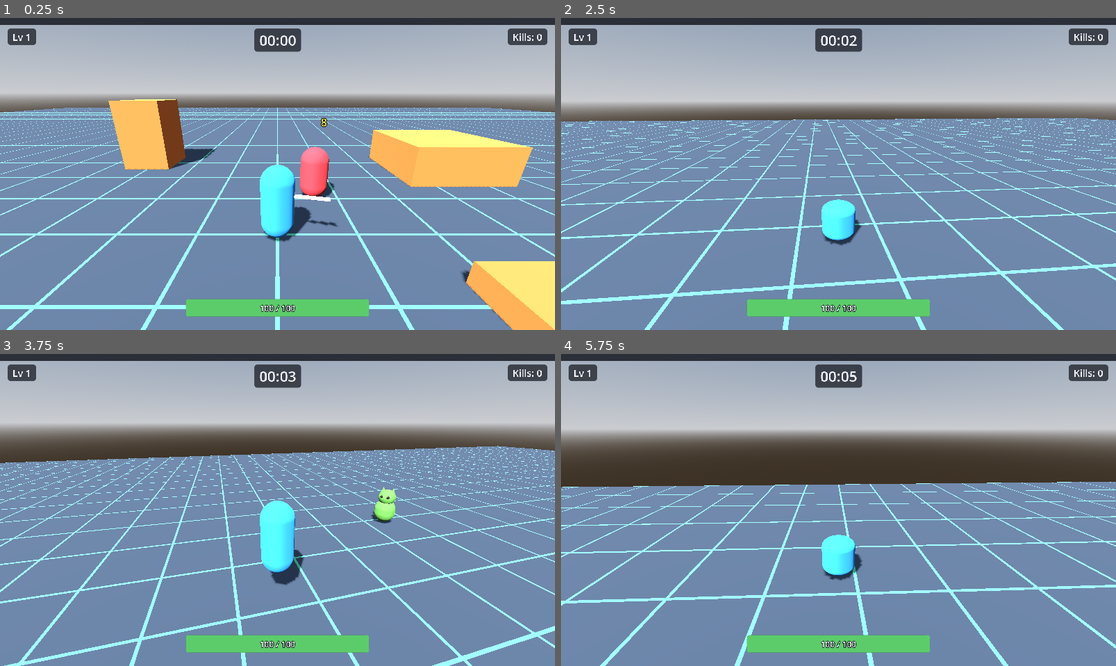
Above: before the commit, frames 1-4 (two rows, left to right).
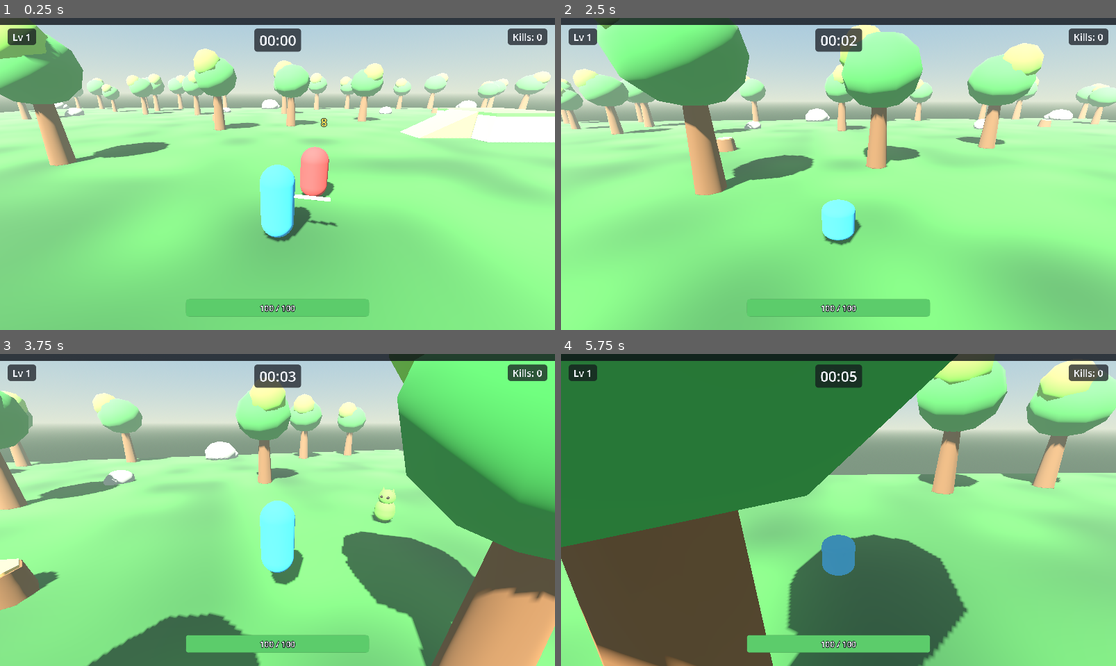
Above: after the commit, the same moments.

Repository: MotelPaso/chipeteao-main
Game: Godot game, scene res://scenes/world/Main.tscn
Same seed, same stepped clock (60 frames per second), same inputs: the game is played once before the commit and once after it.
Inputs (mouse positions are in pixels of both pictures, inside the frame that each line leads up to):
- Up to frame 1 (0.25 s): no input
- Up to frame 2 (2.5 s): move the mouse to (866, 174) at 0.52 s; hold Shift (sprint) 0.53-1.28 s; hold W (move_forward) from 0.53 s (still down); tap Space (jump) at 0.77, 1.52 s; move the mouse to (810, 174) at 1.27 s; tap Shift (sprint) at 1.35 s; move the mouse to (849, 167) at 2.02 s; hold Shift (sprint) from 2.03 s (still down)
- Up to frame 3 (3.75 s): keep holding W (move_forward); move the mouse to (271, 516) at 2.77 s; release Shift (sprint) at 2.78 s; tap Shift (sprint) at 2.85 s; tap Space (jump) at 3.02 s; move the mouse to (316, 513) at 3.52 s; hold Shift (sprint) from 3.53 s (still down)
- Up to frame 4 (5.75 s): keep holding W (move_forward); tap Space (jump) at 3.77, 4.52 s; move the mouse to (794, 506) at 4.27 s; release Shift (sprint) at 4.28 s; tap Shift (sprint) at 4.35 s; move the mouse to (844, 510) at 5.02 s; hold Shift (sprint) from 5.03 s (still down)

The runs differ from the first frame. In frame 1, 95% of the frame differs, in the area x 0-100%, y 2-100%; in frame 2, 95%; in frame 3, 95%; in frame 4, 97%, in the area x 0-100%, y 0-100%.

Commit message:
Rework arena into Hollow Woods biome: low-poly forest props, verticality spots, mood lighting
Co-Authored-By: Claude Fable 5 <noreply@anthropic.com>

Diff:
--- /dev/null
+++ b/assets/materials/bark.tres
@@ -0,0 +1,5 @@
+[gd_resource type="StandardMaterial3D" format=3 uid="uid://cbark4hw6px3a"]
+
+[resource]
+albedo_color = Color(0.44, 0.3, 0.2, 1)
+roughness = 1.0
--- /dev/null
+++ b/assets/materials/grass_top.tres
@@ -0,0 +1,5 @@
+[gd_resource type="StandardMaterial3D" format=3 uid="uid://bgras5hw4hc1d"]
+
+[resource]
+albedo_color = Color(0.3, 0.56, 0.3, 1)
+roughness = 1.0
--- /dev/null
+++ b/assets/materials/leaf_bright.tres
@@ -0,0 +1,5 @@
+[gd_resource type="StandardMaterial3D" format=3 uid="uid://bleaf9hw3wm2c"]
+
+[resource]
+albedo_color = Color(0.47, 0.72, 0.3, 1)
+roughness = 1.0
--- /dev/null
+++ b/assets/materials/leaf_dark.tres
@@ -0,0 +1,5 @@
+[gd_resource type="StandardMaterial3D" format=3 uid="uid://dleaf1hw8ks7b"]
+
+[resource]
+albedo_color = Color(0.24, 0.55, 0.3, 1)
+roughness = 1.0
--- /dev/null
+++ b/assets/materials/rock.tres
@@ -0,0 +1,5 @@
+[gd_resource type="StandardMaterial3D" format=3 uid="uid://crockm6hw5fy4"]
+
+[resource]
+albedo_color = Color(0.56, 0.57, 0.6, 1)
+roughness = 0.95
--- /dev/null
+++ b/assets/materials/wood_cut.tres
@@ -0,0 +1,5 @@
+[gd_resource type="StandardMaterial3D" format=3 uid="uid://dwood2hw7zb9e"]
+
+[resource]
+albedo_color = Color(0.8, 0.64, 0.42, 1)
+roughness = 0.9
--- a/scenes/world/Main.tscn
+++ b/scenes/world/Main.tscn
@@ -8,64 +8,51 @@
 [ext_resource type="PackedScene" path="res://scenes/ui/HUD.tscn" id="6_hud"]
 [ext_resource type="Script" path="res://scripts/systems/run_manager.gd" id="7_runmgr"]
 [ext_resource type="PackedScene" path="res://scenes/ui/RunEndScreen.tscn" id="8_runend"]
+[ext_resource type="Script" path="res://scripts/world/scatter.gd" id="9_scatter"]
+[ext_resource type="PackedScene" uid="uid://ctree3hw7ka2f" path="res://scenes/world/props/Tree.tscn" id="10_tree"]
+[ext_resource type="PackedScene" uid="uid://brock5hw2mv8d" path="res://scenes/world/props/Rock.tscn" id="11_rock"]
+[ext_resource type="PackedScene" uid="uid://bstum8hw1tj5e" path="res://scenes/world/props/Stump.tscn" id="12_stump"]
+[ext_resource type="PackedScene" uid="uid://dramp7hw4qe1c" path="res://scenes/world/props/Ramp.tscn" id="13_ramp"]
+[ext_resource type="PackedScene" uid="uid://cplat2hw9rn6b" path="res://scenes/world/props/Platform.tscn" id="14_platform"]
 
-[sub_resource type="Shader" id="Shader_grid"]
+[sub_resource type="Shader" id="Shader_grass"]
 code = "shader_type spatial;
 
-// Placeholder floor: world-space 2m grid so movement speed is readable.
+// Hollow Woods floor: two-tone value noise over world XZ — reads as patchy
+// grass and keeps movement speed readable without the old debug grid.
+float cell_hash(vec2 p) {
+	return fract(sin(dot(p, vec2(127.1, 311.7))) * 43758.5453);
+}
+
 void fragment() {
 	vec3 world_pos = (INV_VIEW_MATRIX * vec4(VERTEX, 1.0)).xyz;
-	vec2 cell = abs(fract(world_pos.xz * 0.5) - vec2(0.5));
-	float line = step(0.48, max(cell.x, cell.y));
-	ALBEDO = mix(vec3(0.23, 0.27, 0.32), vec3(0.35, 0.75, 0.55), line);
+	vec2 grid = world_pos.xz * 0.35;
+	vec2 cell = floor(grid);
+	vec2 f = fract(grid);
+	vec2 u = f * f * (3.0 - 2.0 * f);
+	float n = mix(
+			mix(cell_hash(cell), cell_hash(cell + vec2(1.0, 0.0)), u.x),
+			mix(cell_hash(cell + vec2(0.0, 1.0)), cell_hash(cell + vec2(1.0, 1.0)), u.x),
+			u.y);
+	ALBEDO = mix(vec3(0.15, 0.34, 0.19), vec3(0.25, 0.5, 0.26), n);
 	ROUGHNESS = 1.0;
 }"
 
-[sub_resource type="ShaderMaterial" id="ShaderMaterial_grid"]
-shader = SubResource("Shader_grid")
+[sub_resource type="ShaderMaterial" id="ShaderMaterial_grass"]
+shader = SubResource("Shader_grass")
 
 [sub_resource type="BoxMesh" id="BoxMesh_floor"]
-material = SubResource("ShaderMaterial_grid")
+material = SubResource("ShaderMaterial_grass")
 size = Vector3(100, 1, 100)
 
 [sub_resource type="BoxShape3D" id="BoxShape3D_floor"]
 size = Vector3(100, 1, 100)
 
-[sub_resource type="StandardMaterial3D" id="StandardMaterial3D_obstacle"]
-albedo_color = Color(0.85, 0.47, 0.22, 1)
-roughness = 0.9
-
-[sub_resource type="BoxMesh" id="BoxMesh_step"]
-material = SubResource("StandardMaterial3D_obstacle")
-size = Vector3(3, 0.5, 3)
-
-[sub_resource type="BoxShape3D" id="BoxShape3D_step"]
-size = Vector3(3, 0.5, 3)
-
-[sub_resource type="BoxMesh" id="BoxMesh_crate"]
-material = SubResource("StandardMaterial3D_obstacle")
-size = Vector3(2, 1, 2)
-
-[sub_resource type="BoxShape3D" id="BoxShape3D_crate"]
-size = Vector3(2, 1, 2)
-
-[sub_resource type="BoxMesh" id="BoxMesh_platform"]
-material = SubResource("StandardMaterial3D_obstacle")
-size = Vector3(4, 1.5, 4)
-
-[sub_resource type="BoxShape3D" id="BoxShape3D_platform"]
-size = Vector3(4, 1.5, 4)
-
-[sub_resource type="BoxMesh" id="BoxMesh_pillar"]
-material = SubResource("StandardMaterial3D_obstacle")
-size = Vector3(2, 3, 2)
-
-[sub_resource type="BoxShape3D" id="BoxShape3D_pillar"]
-size = Vector3(2, 3, 2)
-
 [sub_resource type="ProceduralSkyMaterial" id="ProceduralSkyMaterial_1"]
-sky_horizon_color = Color(0.66, 0.67, 0.69, 1)
-ground_horizon_color = Color(0.66, 0.67, 0.69, 1)
+sky_top_color = Color(0.35, 0.55, 0.78, 1)
+sky_horizon_color = Color(0.79, 0.83, 0.72, 1)
+ground_bottom_color = Color(0.2, 0.3, 0.22, 1)
+ground_horizon_color = Color(0.79, 0.83, 0.72, 1)
 
 [sub_resource type="Sky" id="Sky_1"]
 sky_material = SubResource("ProceduralSkyMaterial_1")
@@ -73,7 +60,14 @@
 [sub_resource type="Environment" id="Environment_1"]
 background_mode = 2
 sky = SubResource("Sky_1")
+ambient_light_source = 2
+ambient_light_color = Color(0.6, 0.7, 0.64, 1)
+ambient_light_energy = 0.9
 tonemap_mode = 2
+fog_enabled = true
+fog_light_color = Color(0.73, 0.81, 0.74, 1)
+fog_density = 0.007
+fog_sky_affect = 0.2
 
 [node name="Main" type="Node3D"]
 
@@ -82,6 +76,8 @@
 
 [node name="Sun" type="DirectionalLight3D" parent="."]
 transform = Transform3D(0.866025, 0.383022, -0.321394, 0, 0.642788, 0.766044, 0.5, -0.663414, 0.55667, 0, 12, 0)
+light_color = Color(1, 0.94, 0.83, 1)
+light_energy = 1.25
 shadow_enabled = true
 
 [node name="Floor" type="StaticBody3D" parent="."]
@@ -94,51 +90,47 @@
 transform = Transform3D(1, 0, 0, 0, 1, 0, 0, 0, 1, 0, -0.5, 0)
 shape = SubResource("BoxShape3D_floor")
 
-[node name="Obstacles" type="Node3D" parent="."]
+[node name="Verticality" type="Node3D" parent="."]
 
-[node name="Step" type="StaticBody3D" parent="Obstacles"]
-transform = Transform3D(1, 0, 0, 0, 1, 0, 0, 0, 1, 5, 0, 3)
+[node name="RiseEast" type="Node3D" parent="Verticality" groups=["scatter_keepout"]]
+transform = Transform3D(1, 0, 0, 0, 1, 0, 0, 0, 1, 18, 0, -14)
 
-[node name="MeshInstance3D" type="MeshInstance3D" parent="Obstacles/Step"]
-transform = Transform3D(1, 0, 0, 0, 1, 0, 0, 0, 1, 0, 0.25, 0)
-mesh = SubResource("BoxMesh_step")
+[node name="Platform" parent="Verticality/RiseEast" instance=ExtResource("14_platform")]
 
-[node name="CollisionShape3D" type="CollisionShape3D" parent="Obstacles/Step"]
-transform = Transform3D(1, 0, 0, 0, 1, 0, 0, 0, 1, 0, 0.25, 0)
-shape = SubResource("BoxShape3D_step")
+[node name="Ramp" parent="Verticality/RiseEast" instance=ExtResource("13_ramp")]
+transform = Transform3D(1, 0, 0, 0, 1, 0, 0, 0, 1, -5, 0, 0)
 
-[node name="Crate" type="StaticBody3D" parent="Obstacles"]
-transform = Transform3D(1, 0, 0, 0, 1, 0, 0, 0, 1, -5, 0, 5)
+[node name="RockStep" parent="Verticality/RiseEast" instance=ExtResource("11_rock")]
+transform = Transform3D(1, 0, 0, 0, 1, 0, 0, 0, 1, 4.1, 0, 3.4)
 
-[node name="MeshInstance3D" type="MeshInstance3D" parent="Obstacles/Crate"]
-transform = Transform3D(1, 0, 0, 0, 1, 0, 0, 0, 1, 0, 0.5, 0)
-mesh = SubResource("BoxMesh_crate")
+[node name="RiseWest" type="Node3D" parent="Verticality" groups=["scatter_keepout"]]
+transform = Transform3D(0, 0, -1, 0, 1, 0, 1, 0, 0, -20, 0, 10)
 
-[node name="CollisionShape3D" type="CollisionShape3D" parent="Obstacles/Crate"]
-transform = Transform3D(1, 0, 0, 0, 1, 0, 0, 0, 1, 0, 0.5, 0)
-shape = SubResource("BoxShape3D_crate")
+[node name="Platform" parent="Verticality/RiseWest" instance=ExtResource("14_platform")]
+transform = Transform3D(1.25, 0, 0, 0, 1.25, 0, 0, 0, 1.25, 0, 0, 0)
 
-[node name="Platform" type="StaticBody3D" parent="Obstacles"]
-transform = Transform3D(1, 0, 0, 0, 1, 0, 0, 0, 1, 7, 0, -5)
+[node name="Ramp" parent="Verticality/RiseWest" instance=ExtResource("13_ramp")]
+transform = Transform3D(1.25, 0, 0, 0, 1.25, 0, 0, 0, 1.25, -6.25, 0, 0)
 
-[node name="MeshInstance3D" type="MeshInstance3D" parent="Obstacles/Platform"]
-transform = Transform3D(1, 0, 0, 0, 1, 0, 0, 0, 1, 0, 0.75, 0)
-mesh = SubResource("BoxMesh_platform")
+[node name="Stump" parent="Verticality/RiseWest" instance=ExtResource("12_stump")]
+transform = Transform3D(1, 0, 0, 0, 1, 0, 0, 0, 1, 4.8, 0, -3.6)
 
-[node name="CollisionShape3D" type="CollisionShape3D" parent="Obstacles/Platform"]
-transform = Transform3D(1, 0, 0, 0, 1, 0, 0, 0, 1, 0, 0.75, 0)
-shape = SubResource("BoxShape3D_platform")
+[node name="KnollSouth" type="Node3D" parent="Verticality" groups=["scatter_keepout"]]
+transform = Transform3D(-1, 0, 0, 0, 1, 0, 0, 0, -1, 2, 0, 24)
 
-[node name="Pillar" type="StaticBody3D" parent="Obstacles"]
-transform = Transform3D(1, 0, 0, 0, 1, 0, 0, 0, 1, -6, 0, -6)
+[node name="Platform" parent="Verticality/KnollSouth" instance=ExtResource("14_platform")]
 
-[node name="MeshInstance3D" type="MeshInstance3D" parent="Obstacles/Pillar"]
-transform = Transform3D(1, 0, 0, 0, 1, 0, 0, 0, 1, 0, 1.5, 0)
-mesh = SubResource("BoxMesh_pillar")
+[node name="RockStepLow" parent="Verticality/KnollSouth" instance=ExtResource("11_rock")]
+transform = Transform3D(0.75, 0, 0, 0, 0.75, 0, 0, 0, 0.75, -6, 0, 1.2)
 
-[node name="CollisionShape3D" type="CollisionShape3D" parent="Obstacles/Pillar"]
-transform = Transform3D(1, 0, 0, 0, 1, 0, 0, 0, 1, 0, 1.5, 0)
-shape = SubResource("BoxShape3D_pillar")
+[node name="RockStepHigh" parent="Verticality/KnollSouth" instance=ExtResource("11_rock")]
+transform = Transform3D(1.05, 0, 0, 0, 1.05, 0, 0, 0, 1.05, -4.2, 0, -0.8)
+
+[node name="ForestScatter" type="Node3D" parent="."]
+script = ExtResource("9_scatter")
+tree_scene = ExtResource("10_tree")
+rock_scene = ExtResource("11_rock")
+stump_scene = ExtResource("12_stump")
 
 [node name="Player" parent="." instance=ExtResource("1_player")]
 
--- /dev/null
+++ b/scenes/world/props/Platform.tscn
@@ -0,0 +1,29 @@
+[gd_scene load_steps=6 format=3 uid="uid://cplat2hw9rn6b"]
+
+[ext_resource type="Material" uid="uid://crockm6hw5fy4" path="res://assets/materials/rock.tres" id="1_rock"]
+[ext_resource type="Material" uid="uid://bgras5hw4hc1d" path="res://assets/materials/grass_top.tres" id="2_grass"]
+
+[sub_resource type="BoxMesh" id="BoxMesh_base"]
+material = ExtResource("1_rock")
+size = Vector3(6, 1.8, 6)
+
+[sub_resource type="BoxMesh" id="BoxMesh_deck"]
+material = ExtResource("2_grass")
+size = Vector3(6, 0.2, 6)
+
+[sub_resource type="BoxShape3D" id="BoxShape3D_platform"]
+size = Vector3(6, 2, 6)
+
+[node name="Platform" type="StaticBody3D"]
+
+[node name="Base" type="MeshInstance3D" parent="."]
+transform = Transform3D(1, 0, 0, 0, 1, 0, 0, 0, 1, 0, 0.9, 0)
+mesh = SubResource("BoxMesh_base")
+
+[node name="Deck" type="MeshInstance3D" parent="."]
+transform = Transform3D(1, 0, 0, 0, 1, 0, 0, 0, 1, 0, 1.9, 0)
+mesh = SubResource("BoxMesh_deck")
+
+[node name="CollisionShape3D" type="CollisionShape3D" parent="."]
+transform = Transform3D(1, 0, 0, 0, 1, 0, 0, 0, 1, 0, 1, 0)
+shape = SubResource("BoxShape3D_platform")
--- /dev/null
+++ b/scenes/world/props/Ramp.tscn
@@ -0,0 +1,21 @@
+[gd_scene load_steps=4 format=3 uid="uid://dramp7hw4qe1c"]
+
+[ext_resource type="Material" uid="uid://dwood2hw7zb9e" path="res://assets/materials/wood_cut.tres" id="1_wood"]
+
+[sub_resource type="PrismMesh" id="PrismMesh_wedge"]
+material = ExtResource("1_wood")
+left_to_right = 1.0
+size = Vector3(4, 2, 3)
+
+[sub_resource type="ConvexPolygonShape3D" id="ConvexPolygonShape3D_wedge"]
+points = PackedVector3Array(-2, -1, -1.5, -2, -1, 1.5, 2, -1, -1.5, 2, -1, 1.5, 2, 1, -1.5, 2, 1, 1.5)
+
+[node name="Ramp" type="StaticBody3D"]
+
+[node name="Wedge" type="MeshInstance3D" parent="."]
+transform = Transform3D(1, 0, 0, 0, 1, 0, 0, 0, 1, 0, 1, 0)
+mesh = SubResource("PrismMesh_wedge")
+
+[node name="CollisionShape3D" type="CollisionShape3D" parent="."]
+transform = Transform3D(1, 0, 0, 0, 1, 0, 0, 0, 1, 0, 1, 0)
+shape = SubResource("ConvexPolygonShape3D_wedge")
--- /dev/null
+++ b/scenes/world/props/Rock.tscn
@@ -0,0 +1,27 @@
+[gd_scene load_steps=4 format=3 uid="uid://brock5hw2mv8d"]
+
+[ext_resource type="Material" uid="uid://crockm6hw5fy4" path="res://assets/materials/rock.tres" id="1_rock"]
+
+[sub_resource type="SphereMesh" id="SphereMesh_blob"]
+material = ExtResource("1_rock")
+radius = 1.0
+height = 2.0
+radial_segments = 8
+rings = 4
+
+[sub_resource type="SphereShape3D" id="SphereShape3D_rock"]
+radius = 0.95
+
+[node name="Rock" type="StaticBody3D"]
+
+[node name="BlobMain" type="MeshInstance3D" parent="."]
+transform = Transform3D(1.25, 0, 0, 0, 0.85, 0, 0, 0, 1.05, 0, 0.35, 0)
+mesh = SubResource("SphereMesh_blob")
+
+[node name="BlobSide" type="MeshInstance3D" parent="."]
+transform = Transform3D(0.72, 0, 0, 0, 0.55, 0, 0, 0, 0.82, 0.78, 0.16, -0.22)
+mesh = SubResource("SphereMesh_blob")
+
+[node name="CollisionShape3D" type="CollisionShape3D" parent="."]
+transform = Transform3D(1, 0, 0, 0, 1, 0, 0, 0, 1, 0, 0.28, 0)
+shape = SubResource("SphereShape3D_rock")
--- /dev/null
+++ b/scenes/world/props/Stump.tscn
@@ -0,0 +1,38 @@
+[gd_scene load_steps=6 format=3 uid="uid://bstum8hw1tj5e"]
+
+[ext_resource type="Material" uid="uid://cbark4hw6px3a" path="res://assets/materials/bark.tres" id="1_bark"]
+[ext_resource type="Material" uid="uid://dwood2hw7zb9e" path="res://assets/materials/wood_cut.tres" id="2_wood"]
+
+[sub_resource type="CylinderMesh" id="CylinderMesh_stump"]
+material = ExtResource("1_bark")
+top_radius = 0.48
+bottom_radius = 0.58
+height = 0.7
+radial_segments = 7
+rings = 1
+
+[sub_resource type="CylinderMesh" id="CylinderMesh_cut"]
+material = ExtResource("2_wood")
+top_radius = 0.44
+bottom_radius = 0.44
+height = 0.06
+radial_segments = 7
+rings = 1
+
+[sub_resource type="CylinderShape3D" id="CylinderShape3D_stump"]
+radius = 0.52
+height = 0.74
+
+[node name="Stump" type="StaticBody3D"]
+
+[node name="Trunk" type="MeshInstance3D" parent="."]
+transform = Transform3D(1, 0, 0, 0, 1, 0, 0, 0, 1, 0, 0.35, 0)
+mesh = SubResource("CylinderMesh_stump")
+
+[node name="CutTop" type="MeshInstance3D" parent="."]
+transform = Transform3D(1, 0, 0, 0, 1, 0, 0, 0, 1, 0, 0.73, 0)
+mesh = SubResource("CylinderMesh_cut")
+
+[node name="CollisionShape3D" type="CollisionShape3D" parent="."]
+transform = Transform3D(1, 0, 0, 0, 1, 0, 0, 0, 1, 0, 0.37, 0)
+shape = SubResource("CylinderShape3D_stump")
--- /dev/null
+++ b/scenes/world/props/Tree.tscn
@@ -0,0 +1,49 @@
+[gd_scene load_steps=8 format=3 uid="uid://ctree3hw7ka2f"]
+
+[ext_resource type="Material" uid="uid://cbark4hw6px3a" path="res://assets/materials/bark.tres" id="1_bark"]
+[ext_resource type="Material" uid="uid://dleaf1hw8ks7b" path="res://assets/materials/leaf_dark.tres" id="2_leafd"]
+[ext_resource type="Material" uid="uid://bleaf9hw3wm2c" path="res://assets/materials/leaf_bright.tres" id="3_leafb"]
+
+[sub_resource type="CylinderMesh" id="CylinderMesh_trunk"]
+material = ExtResource("1_bark")
+top_radius = 0.26
+bottom_radius = 0.44
+height = 3.2
+radial_segments = 7
+rings = 1
+
+[sub_resource type="SphereMesh" id="SphereMesh_canopy_big"]
+material = ExtResource("2_leafd")
+radius = 1.5
+height = 3.0
+radial_segments = 9
+rings = 5
+
+[sub_resource type="SphereMesh" id="SphereMesh_canopy_tuft"]
+material = ExtResource("3_leafb")
+radius = 0.95
+height = 1.9
+radial_segments = 8
+rings = 4
+
+[sub_resource type="CylinderShape3D" id="CylinderShape3D_trunk"]
+radius = 0.4
+height = 3.2
+
+[node name="Tree" type="StaticBody3D"]
+
+[node name="Trunk" type="MeshInstance3D" parent="."]
+transform = Transform3D(1, 0, 0, 0, 1, 0, 0, 0, 1, 0, 1.6, 0)
+mesh = SubResource("CylinderMesh_trunk")
+
+[node name="CanopyMain" type="MeshInstance3D" parent="."]
+transform = Transform3D(1.05, 0, 0, 0, 0.9, 0, 0, 0, 1, 0, 3.7, 0)
+mesh = SubResource("SphereMesh_canopy_big")
+
+[node name="CanopyTuft" type="MeshInstance3D" parent="."]
+transform = Transform3D(1, 0, 0, 0, 1, 0, 0, 0, 1, 0.72, 4.45, 0.3)
+mesh = SubResource("SphereMesh_canopy_tuft")
+
+[node name="TrunkCollision" type="CollisionShape3D" parent="."]
+transform = Transform3D(1, 0, 0, 0, 1, 0, 0, 0, 1, 0, 1.6, 0)
+shape = SubResource("CylinderShape3D_trunk")
--- a/scripts/systems/enemy_spawner.gd
+++ b/scripts/systems/enemy_spawner.gd
@@ -57,7 +57,27 @@
 			+ Vector3(cos(angle), 0.0, sin(angle)) * randf_range(min_radius, max_radius)
 	pos.x = clampf(pos.x, -arena_half_extent, arena_half_extent)
 	pos.z = clampf(pos.z, -arena_half_extent, arena_half_extent)
-	pos.y = 0.05
+	pos.y = _ground_height(pos, player) + 0.05
 	var grunt := grunt_scene.instantiate() as Node3D
 	add_child(grunt)
 	grunt.global_position = pos
+
+
+## Drops the spawn point onto whatever world geometry (layer 1) is below it —
+## forest floor, boulder, platform deck — so a ring position that lands on a
+## Hollow Woods prop never embeds a grunt inside it. Tree canopies carry no
+## collision, so under-canopy spawns still hit the floor. Falls back to the
+## flat-floor height if the ray somehow misses everything.
+func _ground_height(pos: Vector3, player: Node3D) -> float:
+	var ray := PhysicsRayQueryParameters3D.create(
+			Vector3(pos.x, 12.0, pos.z), Vector3(pos.x, -1.0, pos.z), 1)
+	var player_body := player as CollisionObject3D
+	if player_body != null:
+		# The player is also on layer 1; never spawn a grunt on their head.
+		var excluded: Array[RID] = [player_body.get_rid()]
+		ray.exclude = excluded
+	var hit := get_world_3d().direct_space_state.intersect_ray(ray)
+	if hit.is_empty():
+		return 0.0
+	var hit_position: Vector3 = hit["position"]
+	return hit_position.y
--- a/scripts/systems/run_manager.gd
+++ b/scripts/systems/run_manager.gd
@@ -45,4 +45,9 @@
 	if _spawner != null:
 		_spawner.set_physics_process(false)
 	get_tree().paused = true
+	# One-line log so headless soak runs can confirm the loop end-to-end
+	# (grunts reached the player / the clock ran out).
+	print("Run ended: %s at %.1fs (level %d, %d kills)" % [
+			"victory" if victory else "defeat",
+			RunState.run_time, RunState.level, RunState.kills])
 	run_ended.emit(victory)
--- /dev/null
+++ b/scripts/world/scatter.gd
@@ -0,0 +1,128 @@
+extends Node3D
+## Deterministic ready-time prop scatter for the Hollow Woods arena (GDD 7).
+## A seeded RandomNumberGenerator fills the field with trees/rocks/stumps and
+## rings the floor edge with a denser tree line so the bounds read as forest.
+## Keeps a clear radius around the player spawn (origin) and around every
+## node in the "scatter_keepout" group (the hand-placed verticality spots),
+## and enforces a minimum spacing between props so the no-navmesh grunt
+## horde always has wide walkable lanes (canopies carry no collision, so
+## only trunks/rocks actually block).
+
+@export var scatter_seed: int = 71382
+
+@export_group("Prop Scenes")
+@export var tree_scene: PackedScene
+@export var rock_scene: PackedScene
+@export var stump_scene: PackedScene
+
+@export_group("Interior Scatter")
+## Props land in [-half_extent, half_extent] on X/Z; keep this inside the
+## perimeter band so the tree line stays visually distinct.
+@export var interior_half_extent: float = 42.0
+@export var tree_count: int = 28
+@export var rock_count: int = 12
+@export var stump_count: int = 7
+## No props inside this radius around the origin: spawn/tutorial-dummy space.
+@export var spawn_clear_radius: float = 9.0
+## No props inside this radius around any "scatter_keepout" node (covers a
+## platform plus its ramp at the largest placed scale).
+@export var keepout_radius: float = 10.5
+## Center-to-center minimum between scattered props: wide horde lanes.
+@export var min_prop_spacing: float = 5.0
+
+@export_group("Perimeter Tree Line")
+@export var perimeter_inner: float = 44.0
+@export var perimeter_outer: float = 48.0
+## Distance between slots along each edge; every Nth slot is a boulder.
+@export var perimeter_step: float = 9.0
+@export var perimeter_rock_every: int = 5
+
+var _rng := RandomNumberGenerator.new()
+var _placed_xz: PackedVector2Array = PackedVector2Array()
+var _keepouts_xz: PackedVector2Array = PackedVector2Array()
+
+
+func _ready() -> void:
+	_rng.seed = scatter_seed
+	for node in get_tree().get_nodes_in_group("scatter_keepout"):
+		var spot := node as Node3D
+		if spot != null:
+			_keepouts_xz.append(Vector2(spot.global_position.x, spot.global_position.z))
+	_place_many(tree_scene, tree_count, 0.85, 1.25)
+	_place_many(rock_scene, rock_count, 0.7, 1.1)
+	_place_many(stump_scene, stump_count, 0.8, 1.2)
+	_ring_perimeter()
+
+
+## Rejection-samples `count` positions inside the interior square, skipping
+## anything too close to spawn, a keepout spot, or an already-placed prop.
+## The attempt cap keeps a crowded/misconfigured setup from looping forever.
+func _place_many(scene: PackedScene, count: int, min_scale: float, max_scale: float) -> void:
+	if scene == null:
+		return
+	var placed := 0
+	var attempts := 0
+	while placed < count and attempts < count * 24:
+		attempts += 1
+		var pos := Vector3(
+				_rng.randf_range(-interior_half_extent, interior_half_extent),
+				0.0,
+				_rng.randf_range(-interior_half_extent, interior_half_extent))
+		if not _is_clear(pos):
+			continue
+		_spawn_prop(scene, pos, _rng.randf_range(min_scale, max_scale))
+		_placed_xz.append(Vector2(pos.x, pos.z))
+		placed += 1
+
+
+func _is_clear(pos: Vector3) -> bool:
+	var flat := Vector2(pos.x, pos.z)
+	if flat.length() < spawn_clear_radius:
+		return false
+	for keepout in _keepouts_xz:
+		if keepout.distance_to(flat) < keepout_radius:
+			return false
+	for other in _placed_xz:
+		if other.distance_to(flat) < min_prop_spacing:
+			return false
+	return true
+
+
+## Walks the four floor edges placing big trees (and the odd boulder) in a
+## jittered band, so the map edge reads as forest instead of void. The band
+## sits outside the interior square, so no spacing checks are needed.
+func _ring_perimeter() -> void:
+	if tree_scene == null:
+		return
+	var slot := 0
+	var t := -perimeter_outer + 1.0
+	while t <= perimeter_outer - 1.0:
+		_plant_edge_prop(Vector3(t + _rng.randf_range(-2.0, 2.0), 0.0, -_band_depth()), slot)
+		_plant_edge_prop(Vector3(t + _rng.randf_range(-2.0, 2.0), 0.0, _band_depth()), slot + 1)
+		_plant_edge_prop(Vector3(-_band_depth(), 0.0, t + _rng.randf_range(-2.0, 2.0)), slot + 2)
+		_plant_edge_prop(Vector3(_band_depth(), 0.0, t + _rng.randf_range(-2.0, 2.0)), slot + 3)
+		slot += 4
+		t += perimeter_step
+
+
+func _band_depth() -> float:
+	return _rng.randf_range(perimeter_inner, perimeter_outer)
+
+
+func _plant_edge_prop(pos: Vector3, slot: int) -> void:
+	if rock_scene != null and perimeter_rock_every > 0 and slot % perimeter_rock_every == 0:
+		_spawn_prop(rock_scene, pos, _rng.randf_range(1.2, 1.7))
+	else:
+		_spawn_prop(tree_scene, pos, _rng.randf_range(1.0, 1.4))
+
+
+## Uniform scale only: non-uniform scaling of collision shapes is not
+## supported by Godot physics.
+func _spawn_prop(scene: PackedScene, pos: Vector3, uniform_scale: float) -> void:
+	var prop := scene.instantiate() as Node3D
+	if prop == null:
+		return
+	add_child(prop)
+	prop.position = pos
+	prop.rotate_y(_rng.randf_range(0.0, TAU))
+	prop.scale = Vector3.ONE * uniform_scale
Not shown: 1 places in scenes/world/Main.tscn that only renumber resources
Not shown, added: scripts/world/scatter.gd.uid
Not shown, changed: CHANGELOG.md
